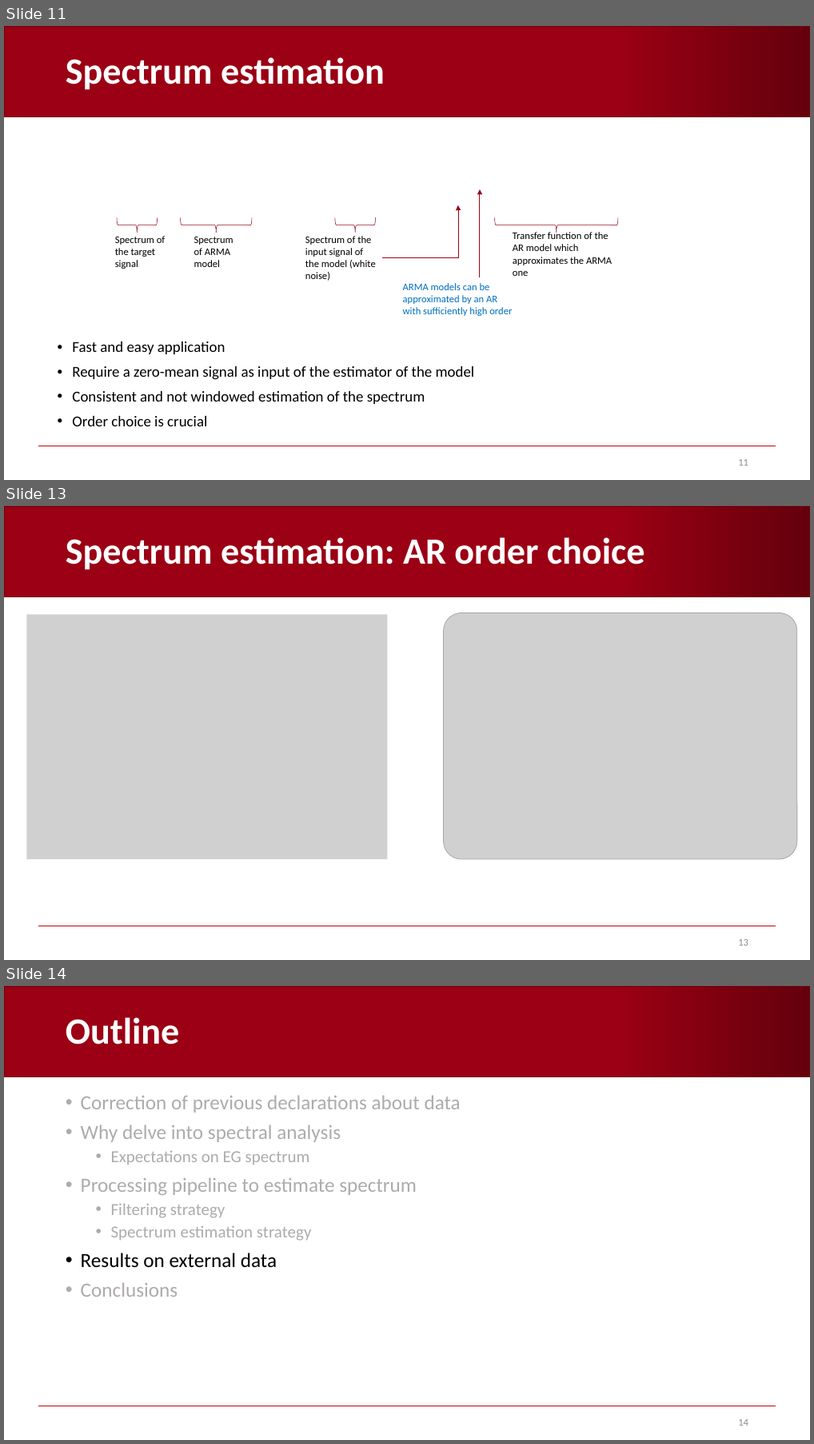
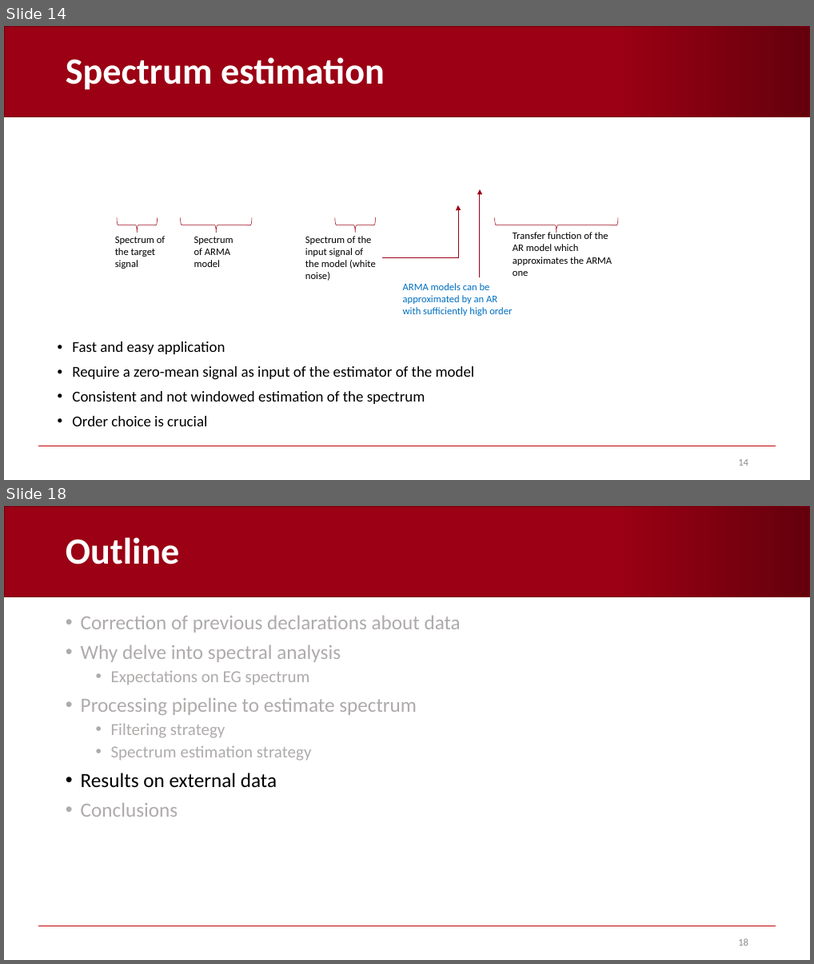
Before and after one commit to AndreaCorrado00/Tesi_magistrale_Corrado_Andrea, a slide deck: Documentation/3. in-depth spectrum analysis.pptx. Shown one above the other, each under a label of ours: slides 11, 13 and 14 before the commit, slides 14 and 18 after it; the slides between them are not shown. The pictures are 814x1444 and 814x964 pixels, drawn with LibreOffice and Linux fonts; fonts in the diff are those of the drawing; grey boxes stand for pictures; background and template pictures are left out. Boxes give left, top, right and bottom in pixels: in the first picture for what was removed or moved away, otherwise in the second. Text is boxed around its words. In the diff, an @@ line names an element or a change of style, - is before the commit and + after.

```diff
--- a/Documentation/3. in-depth spectrum analysis.pptx
+++ b/Documentation/3. in-depth spectrum analysis.pptx
@@ slide 13 removed at [4, 506, 810, 960], background #FFFFFF; not listed: 2 template elements that a slide beside it also shows @@
@@ title removed at [66, 537, 646, 570] @@
-Spectrum estimation: AR order choice
@@ picture removed at [26, 614, 387, 859] @@
@@ picture removed at [444, 613, 798, 860] @@
@@ page number removed at [738, 939, 749, 945] @@
-13
@@ what was slide 11 is now slide 14 @@
@@ page number at [738, 459, 749, 465]: text changed @@
-11
+14
@@ what was slide 14 is now slide 18 @@
@@ page number at [738, 938, 749, 945]: text changed @@
-14
+18
```
Also in this commit, not shown: 8 slides changed, 6 slides added, 6 other slides removed, 4 other files.
